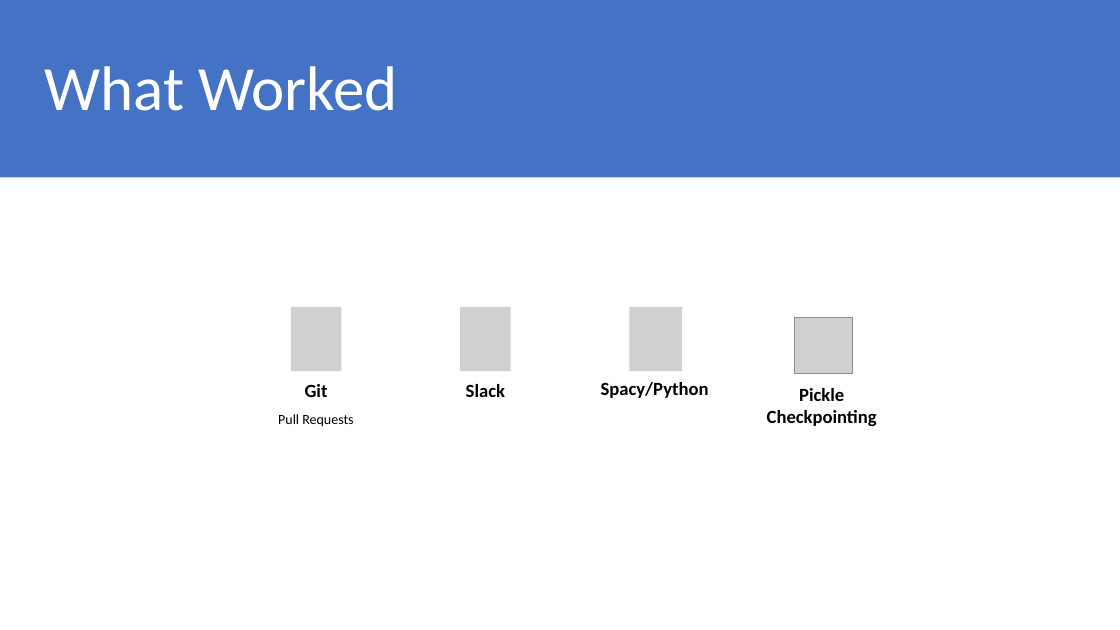
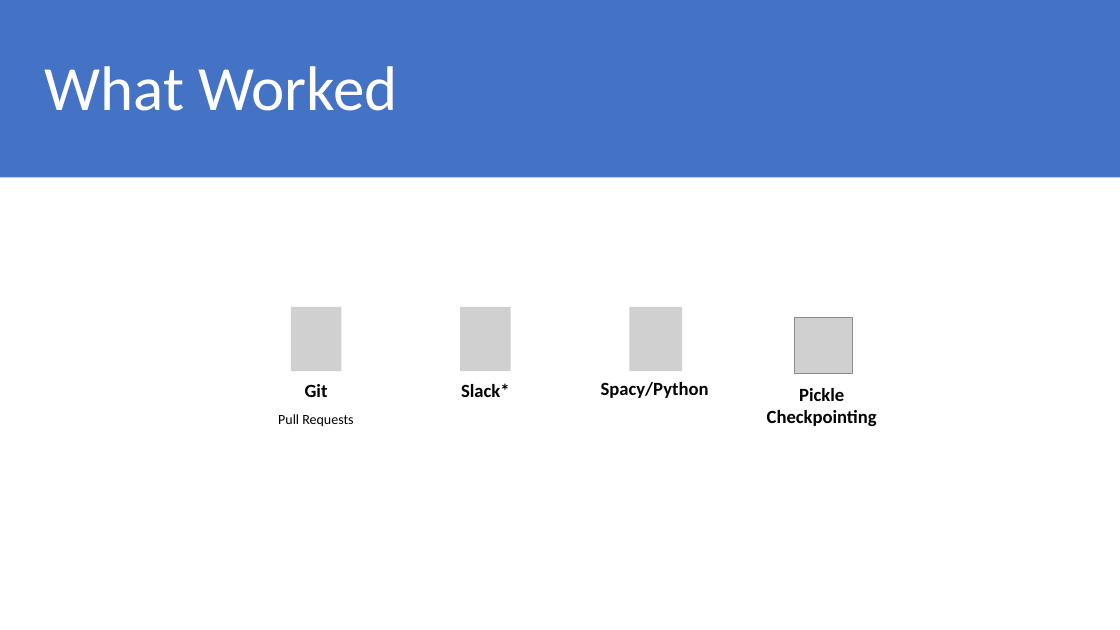
Before and after one commit to cadiem/LING573SP20, a slide deck: slide 20 of doc/D4_presentation.pptx. Drawn at 1120x630 pixels with LibreOffice and Linux fonts; fonts in the diff are those of the drawing; grey boxes stand for pictures. Boxes give left, top, right and bottom in pixels: in the first picture for what was removed or moved away, otherwise in the second. Text is boxed around its words. In the diff, an @@ line names an element or a change of style, - is before the commit and + after.

```diff
--- a/doc/D4_presentation.pptx
+++ b/doc/D4_presentation.pptx
@@ text at [461,383,510,397]: text changed @@
-Slack
+Slack*
```
Also in this commit, not shown: 2 other slides changed, 1 other file.
